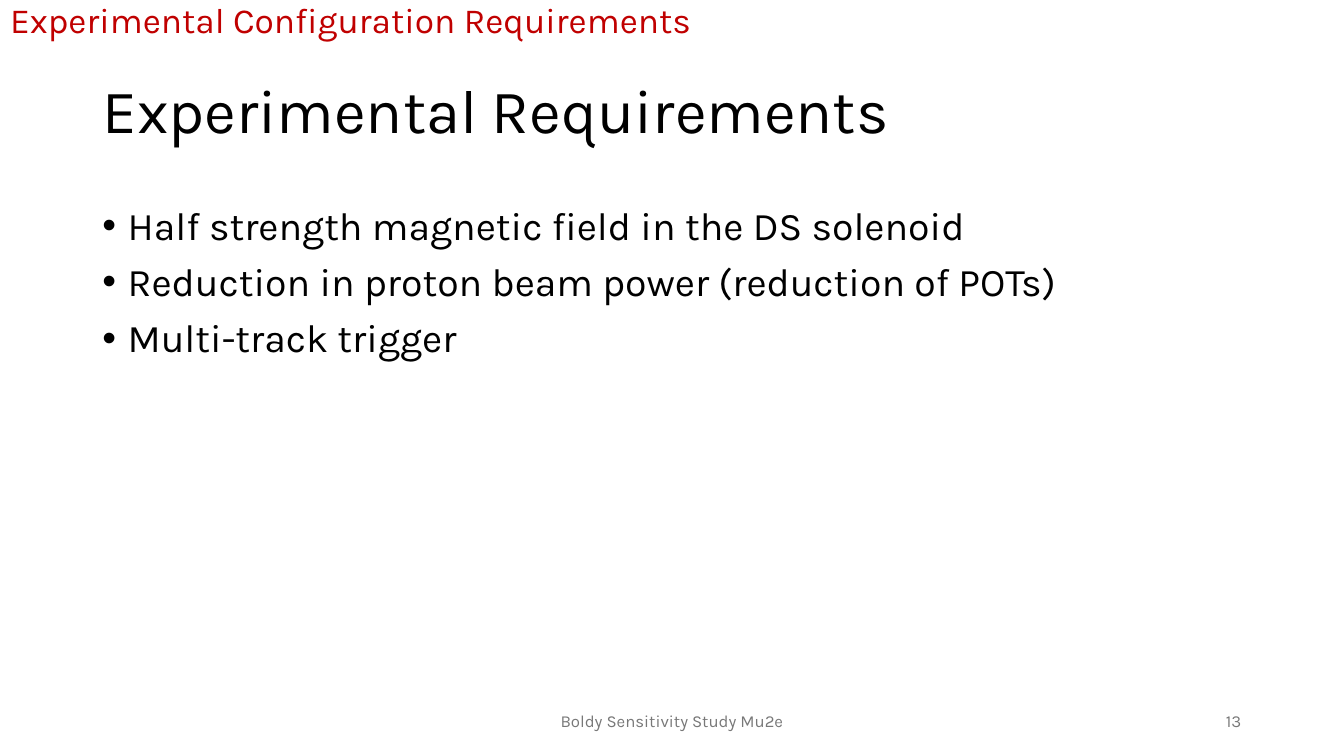
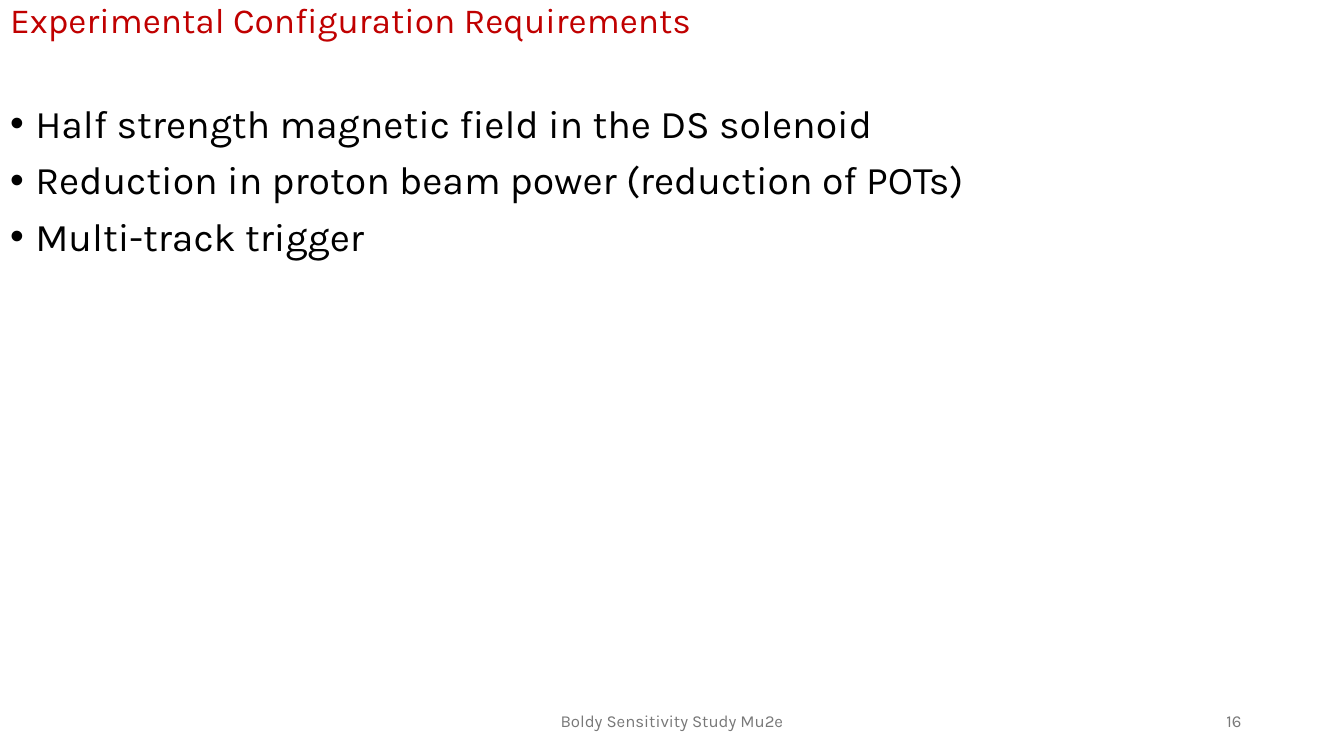
Before and after one commit to andrewboldy/DissertationAndProposalWriting, a slide deck: slide 16 of ProposalWriting/Presentation/BoldyProposalDefense [Autosaved].pptx (slide 13 before the commit). Drawn at 1344x756 pixels with LibreOffice and Linux fonts; fonts in the diff are those of the drawing. Boxes give left, top, right and bottom in pixels: in the first picture for what was removed or moved away, otherwise in the second. Text is boxed around its words. In the diff, an @@ line names an element or a change of style, - is before the commit and + after.

```diff
--- a/ProposalWriting/Presentation/BoldyProposalDefense [Autosaved].pptx
+++ b/ProposalWriting/Presentation/BoldyProposalDefense [Autosaved].pptx
@@ text "Half strength magnetic field in ...": place and size @@
-text "Half strength magnetic field in ..." at (128, 213, 1055, 362)
+text "Half strength magnetic field in ..." at (35, 111, 963, 261)
@@ title removed at (102, 90, 889, 148) @@
-Experimental Requirements
@@ page number at (1226, 716, 1241, 727): text changed @@
-13
+16
```
Also in this commit, not shown: 16 other slides changed, 19 slides added, 4 slides removed, 1 other file.
